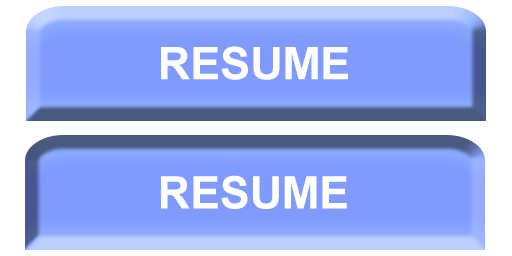
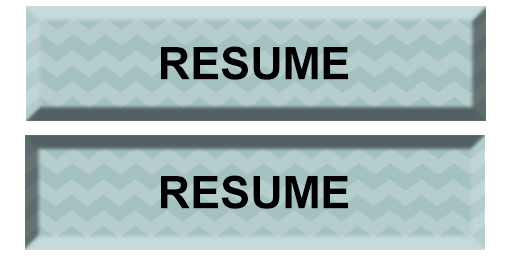
Layers edited between the first and the second 512×256 image:
moved "txt1" above "Lag 1", painted on it over 161, 46, 348, 80
removed layer "Form 1 kopier" over 25, 135, 485, 250
removed layer "Form 1" over 26, 6, 486, 121
added layer "Lag 1" above "txt2" over 26, 6, 486, 121
painted on "txt2" over 161, 175, 348, 209
added layer "Lag 1 kopier" over 25, 135, 485, 250
